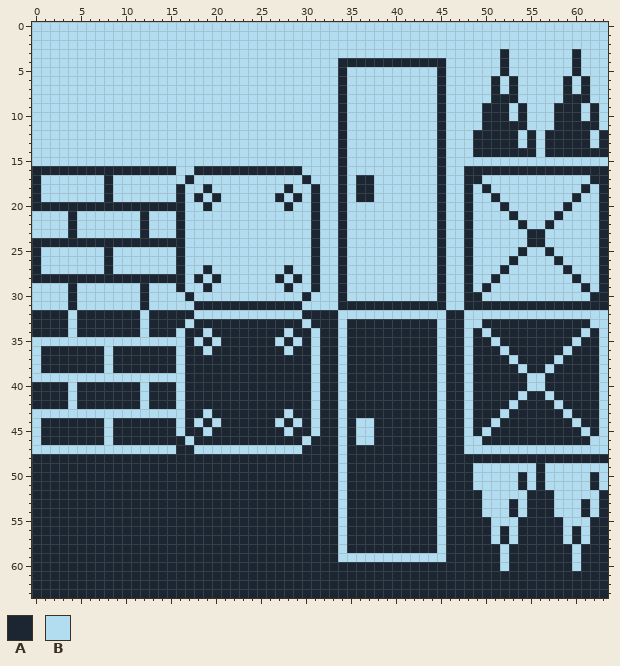
File history of a pixel-art sprite, content/level.png. Above, as it was before the edit.
The file is 64x64 pixels.
Palette (. is transparent): A #1b2632  B #b2dcef
Pixels before (only the part around the change), first column x 0:
 0 BBBBBBBBBBBBBBBBBBBBBBBBBBBBBBBBBBBBBBBBBBBBBBBBBBBBBBBBBBBBBBBB
 1 BBBBBBBBBBBBBBBBBBBBBBBBBBBBBBBBBBBBBBBBBBBBBBBBBBBBBBBBBBBBBBBB
 2 BBBBBBBBBBBBBBBBBBBBBBBBBBBBBBBBBBBBBBBBBBBBBBBBBBBBBBBBBBBBBBBB
 3 BBBBBBBBBBBBBBBBBBBBBBBBBBBBBBBBBBBBBBBBBBBBBBBBBBBBABBBBBBBABBB
 4 BBBBBBBBBBBBBBBBBBBBBBBBBBBBBBBBBBAAAAAAAAAAAABBBBBBABBBBBBBABBB
 5 BBBBBBBBBBBBBBBBBBBBBBBBBBBBBBBBBBABBBBBBBBBBABBBBBBABBBBBBBABBB
 6 BBBBBBBBBBBBBBBBBBBBBBBBBBBBBBBBBBABBBBBBBBBBABBBBBABABBBBBABABB
 7 BBBBBBBBBBBBBBBBBBBBBBBBBBBBBBBBBBABBBBBBBBBBABBBBBABABBBBBABABB
 8 BBBBBBBBBBBBBBBBBBBBBBBBBBBBBBBBBBABBBBBBBBBBABBBBBAAABBBBBAAABB
 9 BBBBBBBBBBBBBBBBBBBBBBBBBBBBBBBBBBABBBBBBBBBBABBBBAAABABBBAAABAB
10 BBBBBBBBBBBBBBBBBBBBBBBBBBBBBBBBBBABBBBBBBBBBABBBBAAABABBBAAABAB
11 BBBBBBBBBBBBBBBBBBBBBBBBBBBBBBBBBBABBBBBBBBBBABBBBAAAAABBBAAAAAB
12 BBBBBBBBBBBBBBBBBBBBBBBBBBBBBBBBBBABBBBBBBBBBABBBAAAAABABAAAAABA
13 BBBBBBBBBBBBBBBBBBBBBBBBBBBBBBBBBBABBBBBBBBBBABBBAAAAABABAAAAABA
14 BBBBBBBBBBBBBBBBBBBBBBBBBBBBBBBBBBABBBBBBBBBBABBBAAAAAAABAAAAAAA
15 BBBBBBBBBBBBBBBBBBBBBBBBBBBBBBBBBBABBBBBBBBBBABBBBBBBBBBBBBBBBBB
16 AAAAAAAAAAAAAAAABBAAAAAAAAAAAABBBBABBBBBBBBBBABBAAAAAAAAAAAAAAAA
17 ABBBBBBBABBBBBBBBABBBBBBBBBBBBABBBABAABBBBBBBABBAABBBBBBBBBBBBAA
18 ABBBBBBBABBBBBBBABBABBBBBBBBABBABBABAABBBBBBBABBABABBBBBBBBBBABA
19 ABBBBBBBABBBBBBBABABABBBBBBABABABBABAABBBBBBBABBABBABBBBBBBBABBA
20 AAAAAAAAAAAAAAAAABBABBBBBBBBABBABBABBBBBBBBBBABBABBBABBBBBBABBBA
21 BBBBABBBBBBBABBBABBBBBBBBBBBBBBABBABBBBBBBBBBABBABBBBABBBBABBBBA
22 BBBBABBBBBBBABBBABBBBBBBBBBBBBBABBABBBBBBBBBBABBABBBBBABBABBBBBA
23 BBBBABBBBBBBABBBABBBBBBBBBBBBBBABBABBBBBBBBBBABBABBBBBBAABBBBBBA
24 AAAAAAAAAAAAAAAAABBBBBBBBBBBBBBABBABBBBBBBBBBABBABBBBBBAABBBBBBA
25 ABBBBBBBABBBBBBBABBBBBBBBBBBBBBABBABBBBBBBBBBABBABBBBBABBABBBBBA
26 ABBBBBBBABBBBBBBABBBBBBBBBBBBBBABBABBBBBBBBBBABBABBBBABBBBABBBBA
27 ABBBBBBBABBBBBBBABBABBBBBBBBABBABBABBBBBBBBBBABBABBBABBBBBBABBBA
28 AAAAAAAAAAAAAAAAABABABBBBBBABABABBABBBBBBBBBBABBABBABBBBBBBBABBA
29 BBBBABBBBBBBABBBABBABBBBBBBBABBABBABBBBBBBBBBABBABABBBBBBBBBBABA
30 BBBBABBBBBBBABBBBABBBBBBBBBBBBABBBABBBBBBBBBBABBAABBBBBBBBBBBBAA
31 BBBBABBBBBBBABBBBBAAAAAAAAAAAABBBBAAAAAAAAAAAABBAAAAAAAAAAAAAAAA
32 AAAABAAAAAAABAAAAABBBBBBBBBBBBAAAABBBBBBBBBBBBAABBBBBBBBBBBBBBBB
33 AAAABAAAAAAABAAAABAAAAAAAAAAAABAAABAAAAAAAAAABAABBAAAAAAAAAAAABB
34 AAAABAAAAAAABAAABAABAAAAAAAABAABAABAAAAAAAAAABAABABAAAAAAAAAABAB
35 BBBBBBBBBBBBBBBBBABABAAAAAABABABAABAAAAAAAAAABAABAABAAAAAAAABAAB
36 BAAAAAAABAAAAAAABAABAAAAAAAABAABAABAAAAAAAAAABAABAAABAAAAAABAAAB
37 BAAAAAAABAAAAAAABAAAAAAAAAAAAAABAABAAAAAAAAAABAABAAAABAAAABAAAAB
38 BAAAAAAABAAAAAAABAAAAAAAAAAAAAABAABAAAAAAAAAABAABAAAAABAABAAAAAB
39 BBBBBBBBBBBBBBBBBAAAAAAAAAAAAAABAABAAAAAAAAAABAABAAAAAABBAAAAAAB
40 AAAABAAAAAAABAAABAAAAAAAAAAAAAABAABAAAAAAAAAABAABAAAAAABBAAAAAAB
41 AAAABAAAAAAABAAABAAAAAAAAAAAAAABAABAAAAAAAAAABAABAAAAABAABAAAAAB
42 AAAABAAAAAAABAAABAAAAAAAAAAAAAABAABAAAAAAAAAABAABAAAABAAAABAAAAB
43 BBBBBBBBBBBBBBBBBAABAAAAAAAABAABAABAAAAAAAAAABAABAAABAAAAAABAAAB
44 BAAAAAAABAAAAAAABABABAAAAAABABABAABABBAAAAAAABAABAABAAAAAAAABAAB
45 BAAAAAAABAAAAAAABAABAAAAAAAABAABAABABBAAAAAAABAABABAAAAAAAAAABAB
46 BAAAAAAABAAAAAAAABAAAAAAAAAAAABAAABABBAAAAAAABAABBAAAAAAAAAAAABB
47 BBBBBBBBBBBBBBBBAABBBBBBBBBBBBAAAABAAAAAAAAAABAABBBBBBBBBBBBBBBB
48 AAAAAAAAAAAAAAAAAAAAAAAAAAAAAAAAAABAAAAAAAAAABAAAAAAAAAAAAAAAAAA
49 AAAAAAAAAAAAAAAAAAAAAAAAAAAAAAAAAABAAAAAAAAAABAAABBBBBBBABBBBBBB
50 AAAAAAAAAAAAAAAAAAAAAAAAAAAAAAAAAABAAAAAAAAAABAAABBBBBABABBBBBAB
51 AAAAAAAAAAAAAAAAAAAAAAAAAAAAAAAAAABAAAAAAAAAABAAABBBBBABABBBBBAB
52 AAAAAAAAAAAAAAAAAAAAAAAAAAAAAAAAAABAAAAAAAAAABAAAABBBBBAAABBBBBA
53 AAAAAAAAAAAAAAAAAAAAAAAAAAAAAAAAAABAAAAAAAAAABAAAABBBABAAABBBABA
54 AAAAAAAAAAAAAAAAAAAAAAAAAAAAAAAAAABAAAAAAAAAABAAAABBBABAAABBBABA
55 AAAAAAAAAAAAAAAAAAAAAAAAAAAAAAAAAABAAAAAAAAAABAAAAABBBAAAAABBBAA
56 AAAAAAAAAAAAAAAAAAAAAAAAAAAAAAAAAABAAAAAAAAAABAAAAABABAAAAABABAA
57 AAAAAAAAAAAAAAAAAAAAAAAAAAAAAAAAAABAAAAAAAAAABAAAAABABAAAAABABAA
58 AAAAAAAAAAAAAAAAAAAAAAAAAAAAAAAAAABAAAAAAAAAABAAAAAABAAAAAAABAAA
59 AAAAAAAAAAAAAAAAAAAAAAAAAAAAAAAAAABBBBBBBBBBBBAAAAAABAAAAAAABAAA
60 AAAAAAAAAAAAAAAAAAAAAAAAAAAAAAAAAAAAAAAAAAAAAAAAAAAABAAAAAAABAAA
61 AAAAAAAAAAAAAAAAAAAAAAAAAAAAAAAAAAAAAAAAAAAAAAAAAAAAAAAAAAAAAAAA
62 AAAAAAAAAAAAAAAAAAAAAAAAAAAAAAAAAAAAAAAAAAAAAAAAAAAAAAAAAAAAAAAA
63 AAAAAAAAAAAAAAAAAAAAAAAAAAAAAAAAAAAAAAAAAAAAAAAAAAAAAAAAAAAAAAAA
New version:
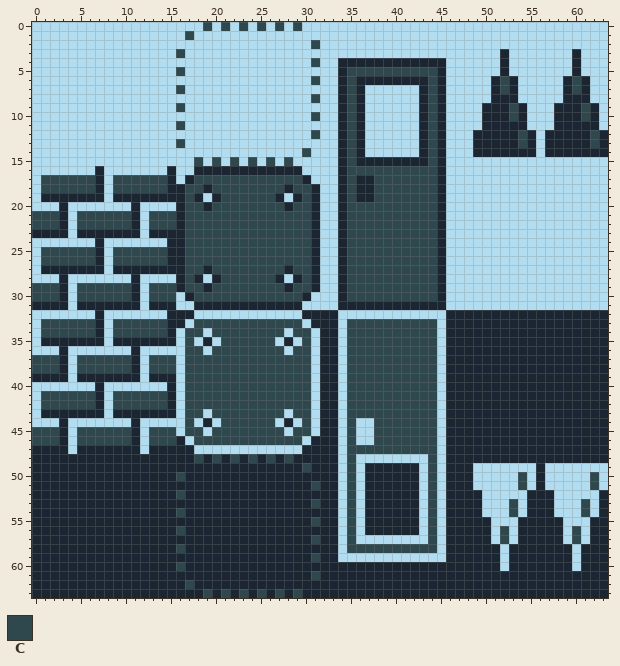
Colours new in this view: C #2f484e
Edits made:
Changed rows in their new state; - is an unchanged pixel.
first column x 0:
 0 -------------------C-C-C-C-C-C----------------------------------
 1 -----------------C----------------------------------------------
 2 -------------------------------C--------------------------------
 3 ----------------C-----------------------------------------------
 4 -------------------------------C--------------------------------
 5 ----------------C------------------CCCCCCCCCC-------------------
 6 -------------------------------C---CAAAAAAAAC-------C-------C---
 7 ----------------C------------------CA------AC-------C-------C---
 8 -------------------------------C---CA------AC-------------------
 9 ----------------C------------------CA------AC--------C-------C--
10 -------------------------------C---CA------AC--------C-------C--
11 ----------------C------------------CA------AC-------------------
12 -------------------------------C---CA------AC---------C-------C-
13 ----------------C------------------CA------AC---------C-------C-
14 ------------------------------C----CA------AC-------------------
15 ------------------C-C-C-C-C-C------CAAAAAAAAC-------------------
16 BBBBBBB-BBBBBBB--------------------CCCCCCCCCC---BBBBBBBBBBBBBBBB
17 BCCCCCCABCCCCCCA--CCCCCCCCCCCC-----C--CCCCCCC---BB------------BB
18 BCCCCCCABCCCCCCA-CC-CCCCCCCC-CC----C--CCCCCCC---B-B----------B-B
19 BAAAAAAABAAAAAAA-C---CCCCCC---C----C--CCCCCCC---B--B--------B--B
20 BBB-BBBBBBB-BBBB-CC-CCCCCCCC-CC----CCCCCCCCCC---B---B------B---B
21 CCCABCCCCCCABCCC-CCCCCCCCCCCCCC----CCCCCCCCCC---B----B----B----B
22 CCCABCCCCCCABCCC-CCCCCCCCCCCCCC----CCCCCCCCCC---B-----B--B-----B
23 AAAABAAAAAAABAAA-CCCCCCCCCCCCCC----CCCCCCCCCC---B------BB------B
24 BBBBBBB-BBBBBBB--CCCCCCCCCCCCCC----CCCCCCCCCC---B------BB------B
25 BCCCCCCABCCCCCCA-CCCCCCCCCCCCCC----CCCCCCCCCC---B-----B--B-----B
26 BCCCCCCABCCCCCCA-CCCCCCCCCCCCCC----CCCCCCCCCC---B----B----B----B
27 BAAAAAAABAAAAAAA-CC-CCCCCCCC-CC----CCCCCCCCCC---B---B------B---B
28 BBB-BBBBBBB-BBBB-C---CCCCCC---C----CCCCCCCCCC---B--B--------B--B
29 CCCABCCCCCCABCCC-CC-CCCCCCCC-CC----CCCCCCCCCC---B-B----------B-B
30 CCCABCCCCCCABCCC--CCCCCCCCCCCC-----CCCCCCCCCC---BB------------BB
31 AAAABAAAAAAABAAA--------------------------------BBBBBBBBBBBBBBBB
32 BBBB-BB-BBBB-BB---------------------------------AAAAAAAAAAAAAAAA
33 BCCCCCC-BCCCCCC---CCCCCCCCCCCC-----CCCCCCCCCC---AA------------AA
34 BCCCCCC-BCCCCCC--CC-CCCCCCCC-CC----CCCCCCCCCC---A-A----------A-A
35 -AAAAAAA-AAAAAAA-C---CCCCCC---C----CCCCCCCCCC---A--A--------A--A
36 -BB-BBBB-BB-BBBB-CC-CCCCCCCC-CC----CCCCCCCCCC---A---A------A---A
37 CCC-BCCCCCC-BCCC-CCCCCCCCCCCCCC----CCCCCCCCCC---A----A----A----A
38 CCC-BCCCCCC-BCCC-CCCCCCCCCCCCCC----CCCCCCCCCC---A-----A--A-----A
39 AAAA-AAAAAAA-AAA-CCCCCCCCCCCCCC----CCCCCCCCCC---A------AA------A
40 BBBB-BB-BBBB-BB--CCCCCCCCCCCCCC----CCCCCCCCCC---A------AA------A
41 BCCCCCC-BCCCCCC--CCCCCCCCCCCCCC----CCCCCCCCCC---A-----A--A-----A
42 BCCCCCC-BCCCCCC--CCCCCCCCCCCCCC----CCCCCCCCCC---A----A----A----A
43 -AAAAAAA-AAAAAAA-CC-CCCCCCCC-CC----CCCCCCCCCC---A---A------A---A
44 -BB-BBBB-BB-BBBB-C---CCCCCC---C----C--CCCCCCC---A--A--------A--A
45 CCC-BCCCCCC-BCCC-CC-CCCCCCCC-CC----C--CCCCCCC---A-A----------A-A
46 CCC-BCCCCCC-BCCC--CCCCCCCCCCCC-----C--CCCCCCC---AA------------AA
47 AAAA-AAAAAAA-AAA-------------------CCCCCCCCCC---AAAAAAAAAAAAAAAA
48 ------------------C-C-C-C-C-C------CBBBBBBBBC-------------------
49 ------------------------------C----CB------BC-------------------
50 ----------------C------------------CB------BC---------C-------C-
51 -------------------------------C---CB------BC---------C-------C-
52 ----------------C------------------CB------BC-------------------
53 -------------------------------C---CB------BC--------C-------C--
54 ----------------C------------------CB------BC--------C-------C--
55 -------------------------------C---CB------BC-------------------
56 ----------------C------------------CB------BC-------C-------C---
57 -------------------------------C---CBBBBBBBBC-------C-------C---
58 ----------------C------------------CCCCCCCCCC-------------------
59 -------------------------------C--------------------------------
60 ----------------C-----------------------------------------------
61 -------------------------------C--------------------------------
62 -----------------C----------------------------------------------
63 -------------------C-C-C-C-C-C----------------------------------
Boxes around the changes in both pictures, in picture pixels (x1, y1, x2, y2):
changed: (32, 22, 437, 598)
changed: (464, 76, 608, 544)
